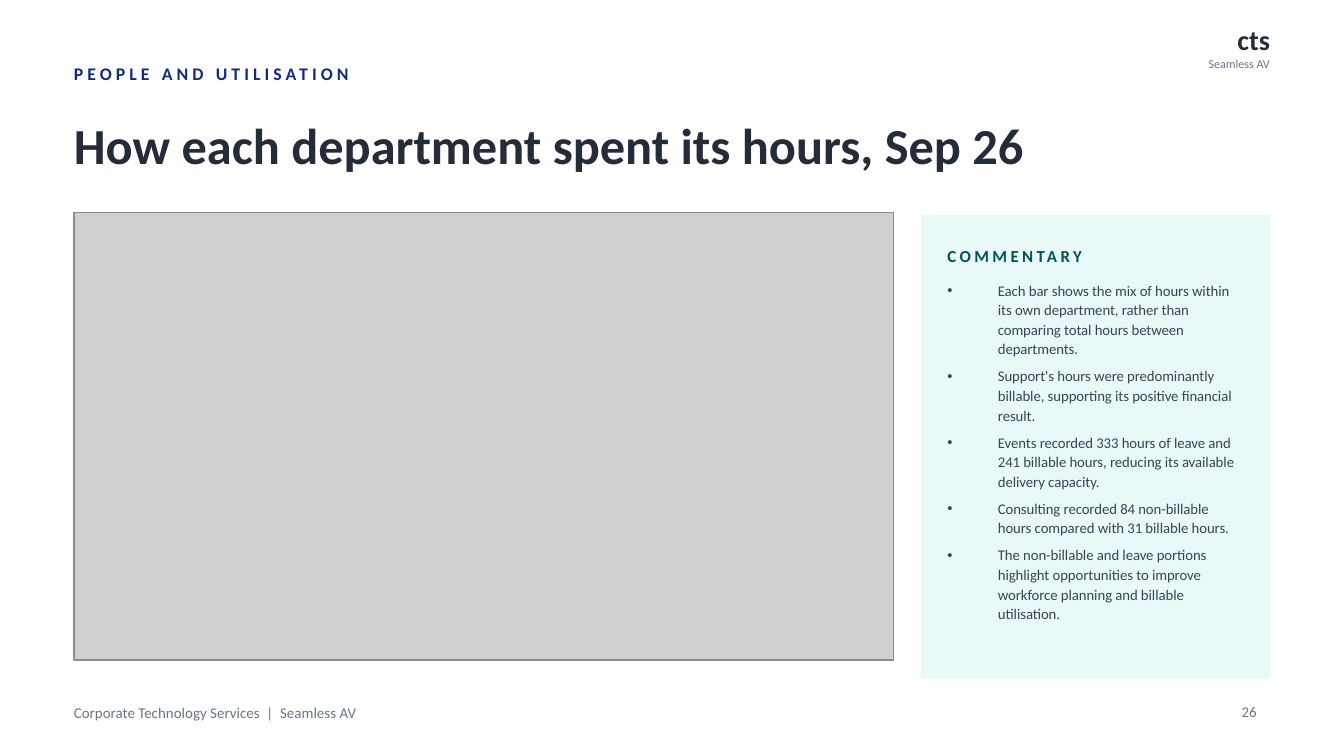
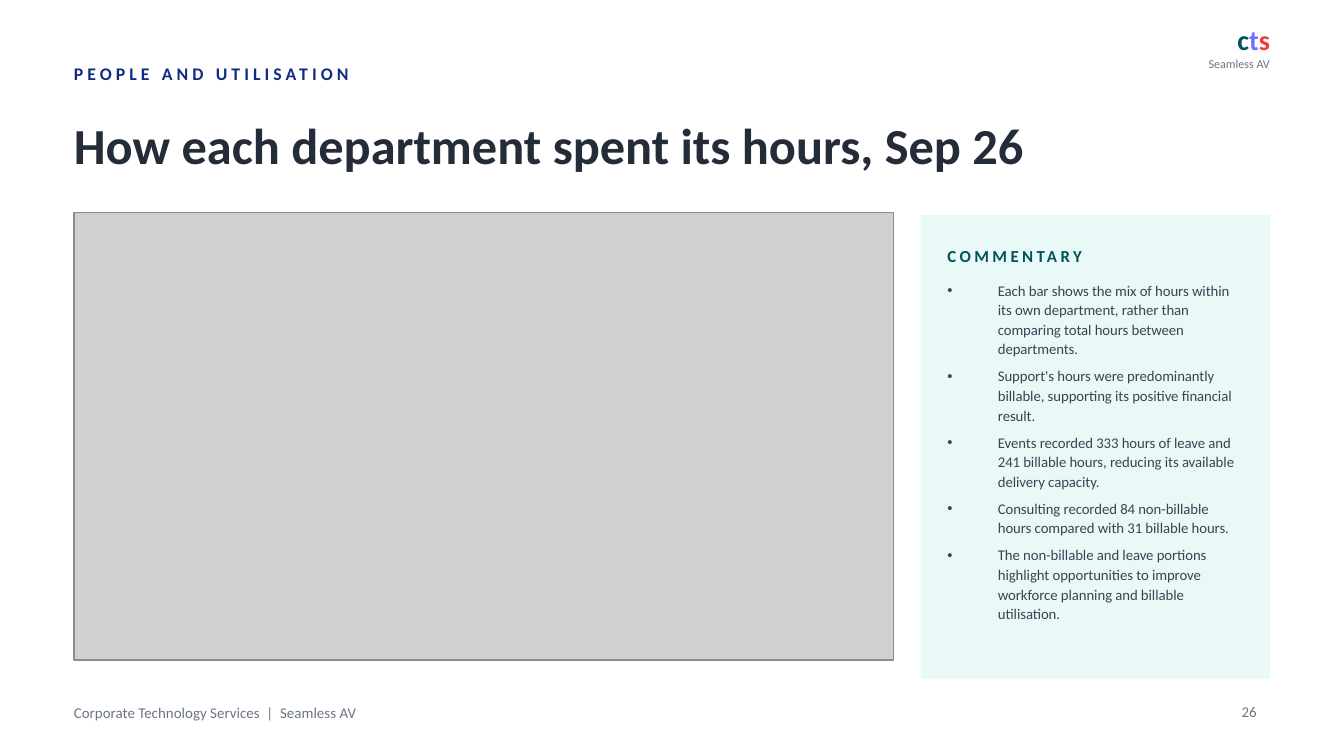
Before and after one commit to WesleyNelson-O33/Claude, a slide deck: slide 26 of deck/CTS Monthly Business Review - 30092026.pptx. Drawn at 1344x756 pixels with LibreOffice and Linux fonts; fonts in the diff are those of the drawing; grey boxes stand for pictures. Boxes give left, top, right and bottom in pixels: in the first picture for what was removed or moved away, otherwise in the second. Text is boxed around its words. In the diff, an @@ line names an element or a change of style, - is before the commit and + after.

```diff
--- a/deck/CTS Monthly Business Review - 30092026.pptx
+++ b/deck/CTS Monthly Business Review - 30092026.pptx
@@ text "cts" at <box>1237,32,1270,51</box>: text colour #242C39 to #005358, text colour #242C39 to #6D71FF, text colour #242C39 to #F33844 in "cts" @@
```
Also in this commit, not shown: 23 other slides changed, 1 other file.
